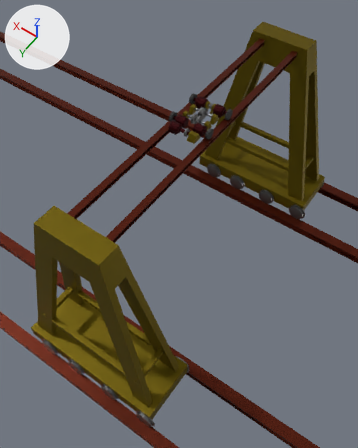
Renders of the FBX model Assets/Models/Crane/Crane base.fbx from each side of a commit.
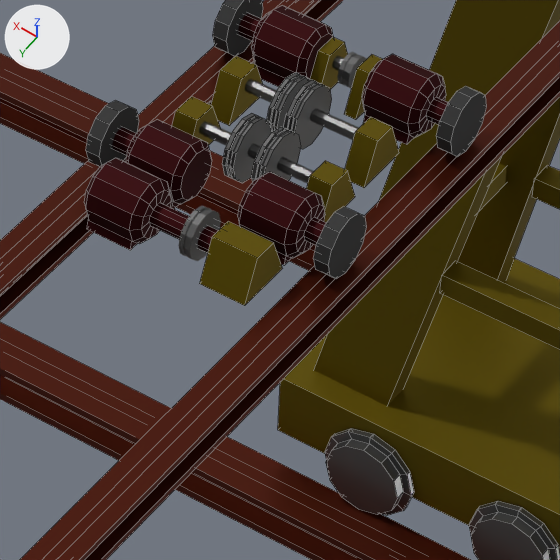
Old and new are each drawn from a 50 mm camera at (-27.0, 45.3, 51.5) aimed at (-2.3, 10.7, -2.9) and again close up on the part from 43% to 68% of the width and 21% to 41% of the height. The lights are fixed; the arrows at upper left show +X, +Y and +Z. The close-ups show mesh edges as thin lines. Where no turn or scale is listed for an object, it has been applied to the vertices.
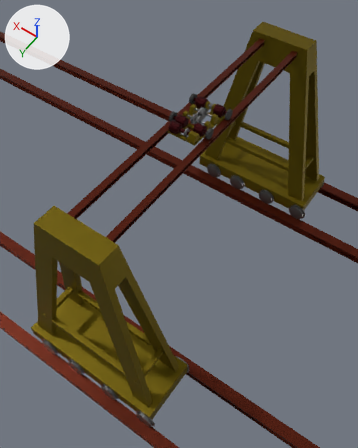
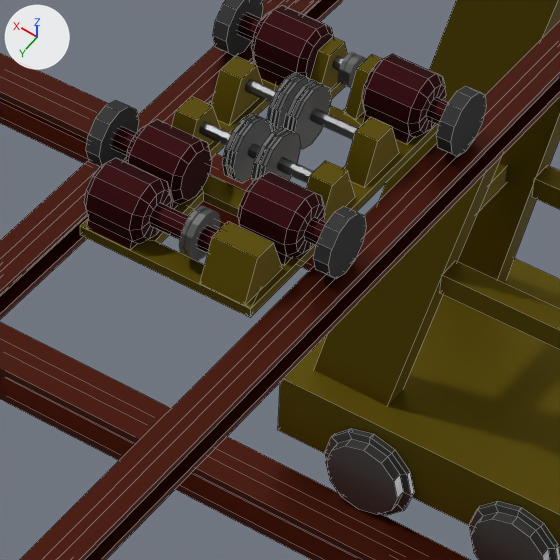
What differs and where, as boxes [x1, y1, x2, y2] in the close-ups (560 x 560 px):
```json
{"object": "Crane Laufkatze", "change": "added", "after": [80, 78, 439, 317], "on screen": "brown"}
```

Edits to the scene script, one JSON object a line:
```json
{"op": "add", "block": "me_plane", "code": ["me_plane = bpy.data.meshes.new('Plane')", "me_plane.from_pydata(...)  # 32 vertices, 36 faces; spans x -2.25..2.25, y -3.79..4.14, z 0.21..0.45", "me_plane.materials.append(mat_material_001)  # brown #6d5c00"]}
{"op": "add", "block": "ob_crane_laufkatze", "code": ["ob_crane_laufkatze = bpy.data.objects.new('Crane Laufkatze', me_plane)", "ob_crane_laufkatze.location = (2.0, 0.0, 5.47)"]}
```
